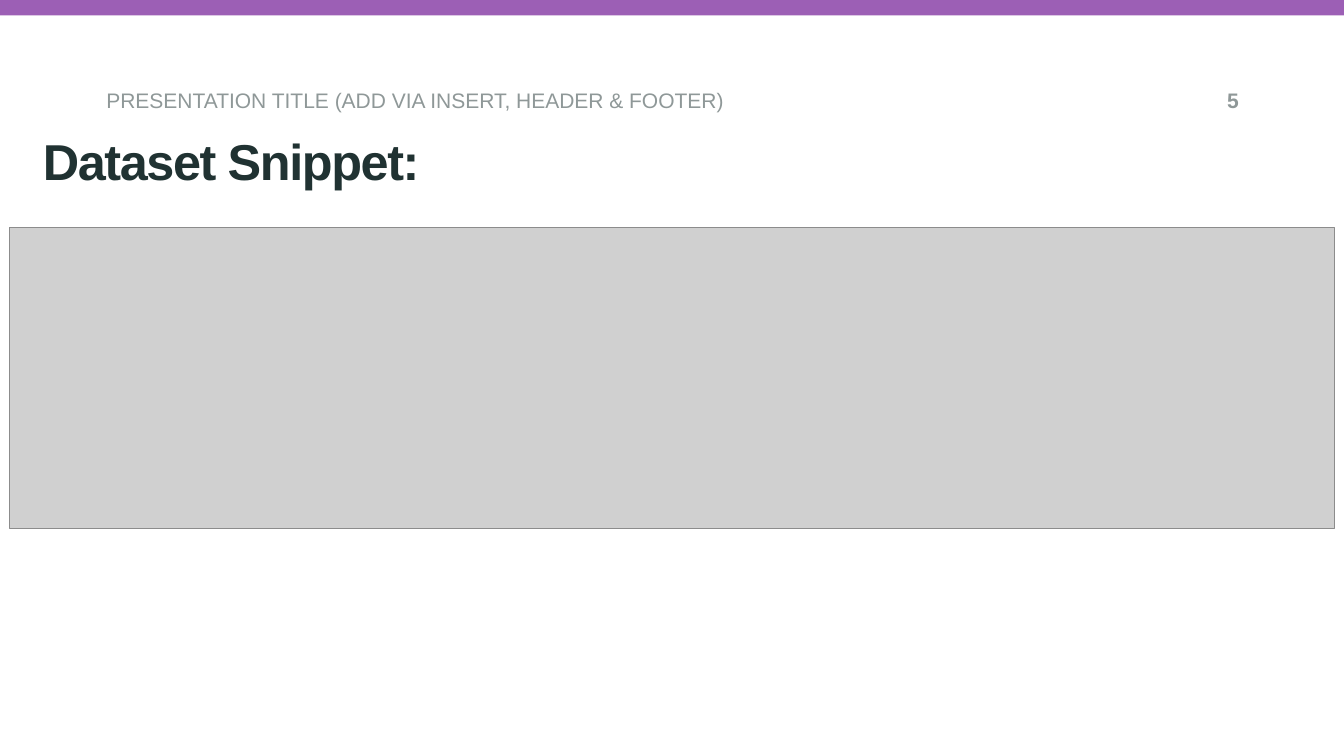
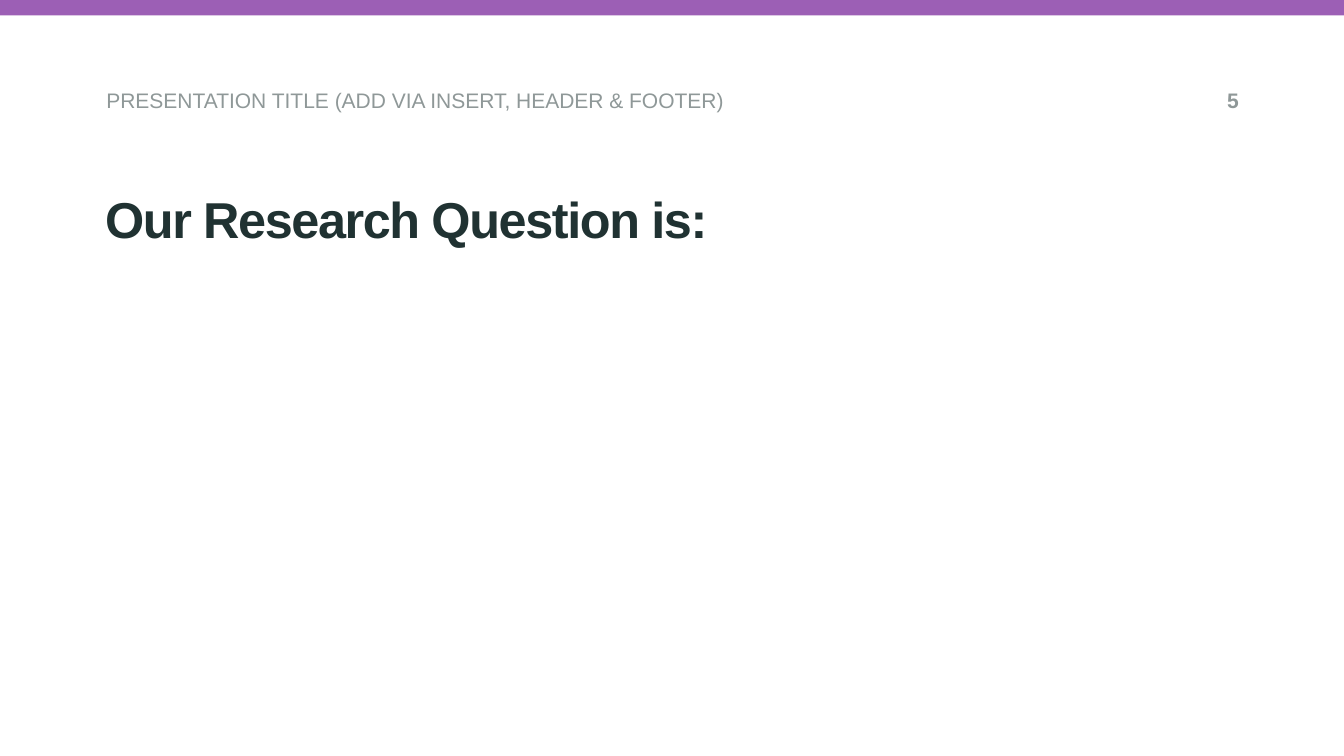
Before and after one commit to IbbiShahid/Research-Question-and-Visualisation, a slide deck: slide 5 of researchQuestion.pptx. Drawn at 1344x756 pixels with LibreOffice and Linux fonts; fonts in the diff are those of the drawing; grey boxes stand for pictures; background and template pictures are left out. Boxes give left, top, right and bottom in pixels: in the first picture for what was removed or moved away, otherwise in the second. Text is boxed around its words. In the diff, an @@ line names an element or a change of style, - is before the commit and + after.

```diff
--- a/researchQuestion.pptx
+++ b/researchQuestion.pptx
@@ subtitle at [105, 201, 707, 248]: text changed @@
-Dataset Snippet:
+Our Research Question is:
@@ picture removed at [10, 227, 1335, 528] @@
```
Also in this commit, not shown: 3 other slides changed, 2 slides removed.
